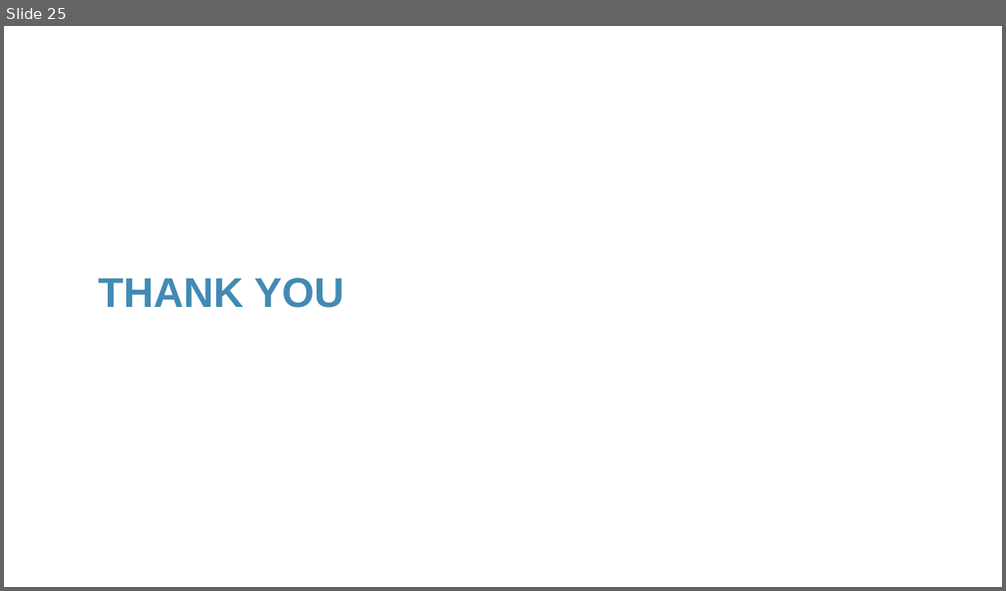
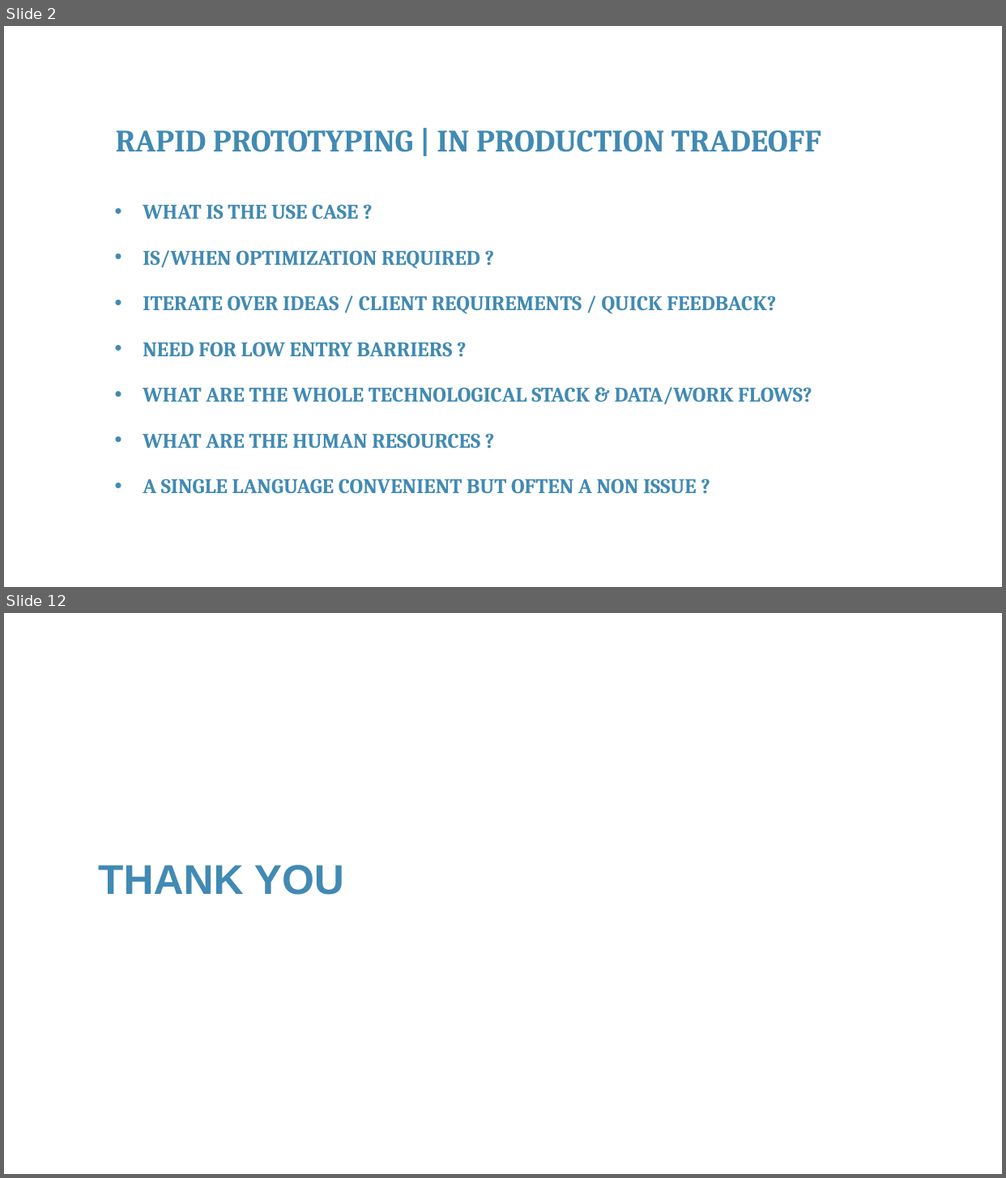
Before and after one commit to franckalbinet/iot-nbtc-itu, a slide deck: presentations/session-3-building-iot-products-programming-aspects.pptx. Shown one above the other, each under a label of ours: slide 25 before the commit, slides 2 and 12 after it; the slides between them are not shown. The pictures are 1006x591 and 1006x1178 pixels, drawn with LibreOffice and Linux fonts; fonts in the diff are those of the drawing; background and template pictures are left out. Boxes give left, top, right and bottom in pixels: in the first picture for what was removed or moved away, otherwise in the second. Text is boxed around its words. In the diff, an @@ line names an element or a change of style, - is before the commit and + after.

Commit message:
draftet pres. for ml and iot-prog-aspects + data analysis continued

```diff
--- a/presentations/session-3-building-iot-products-programming-aspects.pptx
+++ b/presentations/session-3-building-iot-products-programming-aspects.pptx
@@ slide 2 added at (x1=4, y1=26, x2=1002, y2=587), background #FFFFFF @@
@@ text added at (x1=116, y1=130, x2=821, y2=152), 30 pt, text #418AB3, bold @@
+RAPID PROTOTYPING | IN PRODUCTION TRADEOFF
@@ text added at (x1=143, y1=204, x2=358, y2=220), 20 pt, text #418AB3, bold @@
+• WHAT IS THE USE CASE ?
@@ text added at (x1=143, y1=250, x2=480, y2=269), 20 pt, text #418AB3, bold @@
+• IS/WHEN OPTIMIZATION REQUIRED ?
@@ text added at (x1=143, y1=296, x2=776, y2=314), 20 pt, text #418AB3, bold @@
+• ITERATE OVER IDEAS / CLIENT REQUIREMENTS / QUICK FEEDBACK?
@@ text added at (x1=143, y1=342, x2=453, y2=357), 20 pt, text #418AB3, bold @@
+• NEED FOR LOW ENTRY BARRIERS ?
@@ text added at (x1=143, y1=387, x2=812, y2=405), 20 pt, text #418AB3, bold @@
+• WHAT ARE THE WHOLE TECHNOLOGICAL STACK & DATA/WORK FLOWS?
@@ text added at (x1=143, y1=433, x2=480, y2=449), 20 pt, text #418AB3, bold @@
+• WHAT ARE THE HUMAN RESOURCES ?
@@ text added at (x1=143, y1=479, x2=697, y2=494), 20 pt, text #418AB3, bold @@
+• A SINGLE LANGUAGE CONVENIENT BUT OFTEN A NON ISSUE ?
@@ what was slide 25 is now slide 12 @@
```
Also in this commit, not shown: 1 slide changed, 9 other slides added, 23 slides removed, 2 other files.
